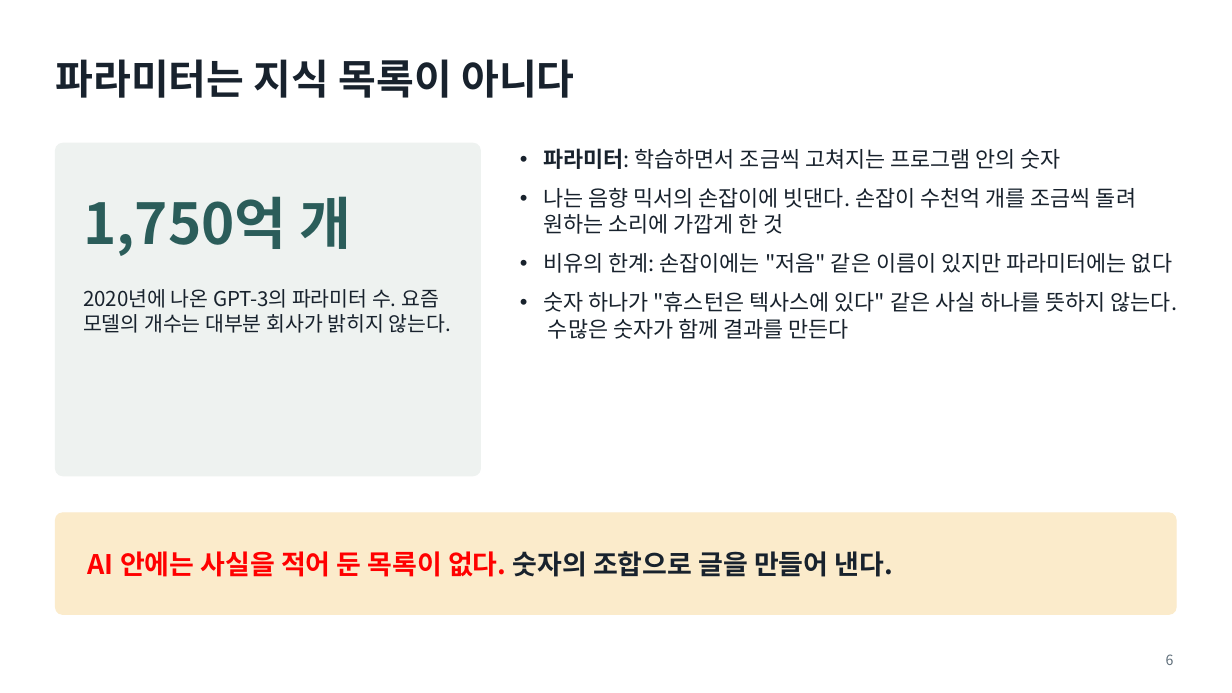
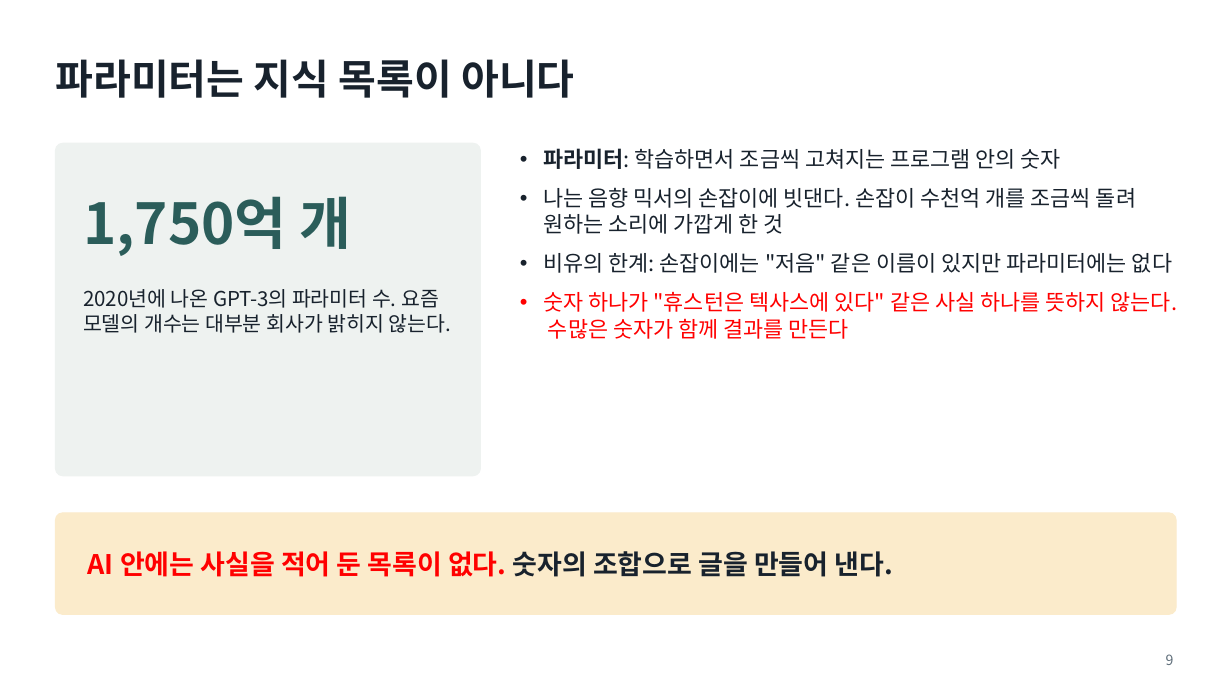
Before and after one commit to aplaxas/AI-Harness, a slide deck: slide 9 of courses/ai-for-work/1-week/decks/1주차-AI와-일하는-법.pptx (slide 6 before the commit). Drawn at 1232x693 pixels with LibreOffice and Linux fonts; fonts in the diff are those of the drawing. Boxes give left, top, right and bottom in pixels: in the first picture for what was removed or moved away, otherwise in the second. Text is boxed around its words. In the diff, an @@ line names an element or a change of style, - is before the commit and + after.

```diff
--- a/courses/ai-for-work/1-week/decks/1주차-AI와-일하는-법.pptx
+++ b/courses/ai-for-work/1-week/decks/1주차-AI와-일하는-법.pptx
@@ text at (543, 292, 1178, 339): text colour #18222D to #FF0000 in "숫자 하나가 "휴스턴은 텍사스에 있다" 같은 사실 ..." @@
@@ page number at (1166, 654, 1174, 665): text changed @@
-6
+9
```
Also in this commit, not shown: 4 slides added, 2 other files.
